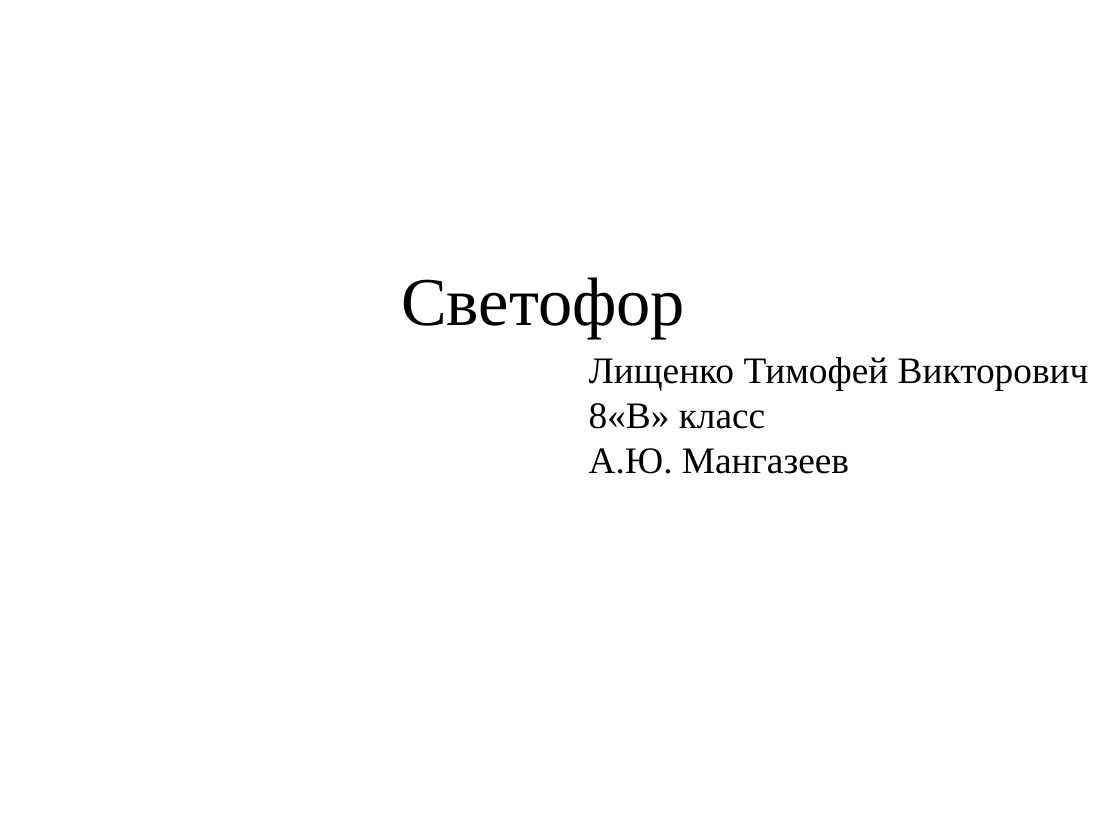
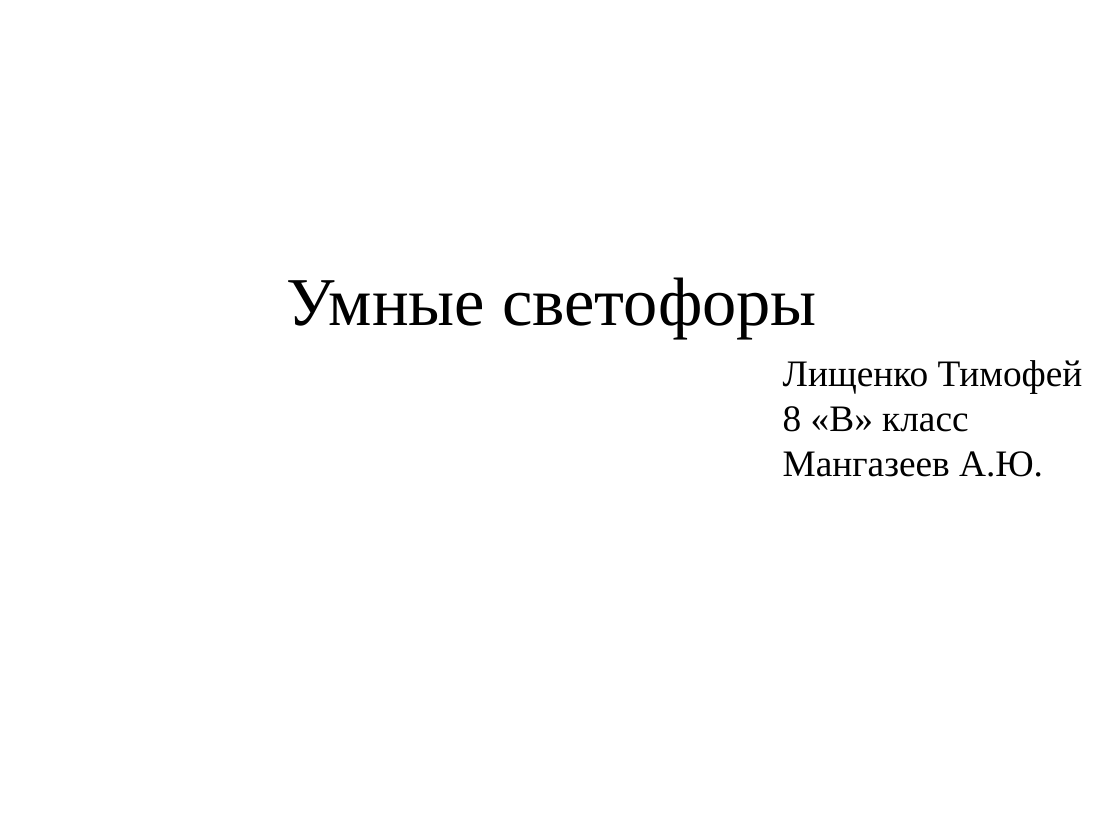
Before and after one commit to TimmmofeyD/TrafficLight, a slide deck: slide 1 of Presitation/TLPresintation.pptx. Drawn at 1120x840 pixels with LibreOffice and Linux fonts; fonts in the diff are those of the drawing. Boxes give left, top, right and bottom in pixels: in the first picture for what was removed or moved away, otherwise in the second. Text is boxed around its words. In the diff, an @@ line names an element or a change of style, - is before the commit and + after.

```diff
--- a/Presitation/TLPresintation.pptx
+++ b/Presitation/TLPresintation.pptx
@@ text at [286,277,817,339]: text changed @@
-Светофор
+Умные светофоры
@@ text at [783,360,1083,477]: text changed @@
-Лищенко Тимофей Викторович
-8«В» класс
-А.Ю. Мангазеев
+Лищенко Тимофей
+8 «В» класс
+Мангазеев А.Ю.
```
Also in this commit, not shown: 10 other slides changed, 4 slides added.
